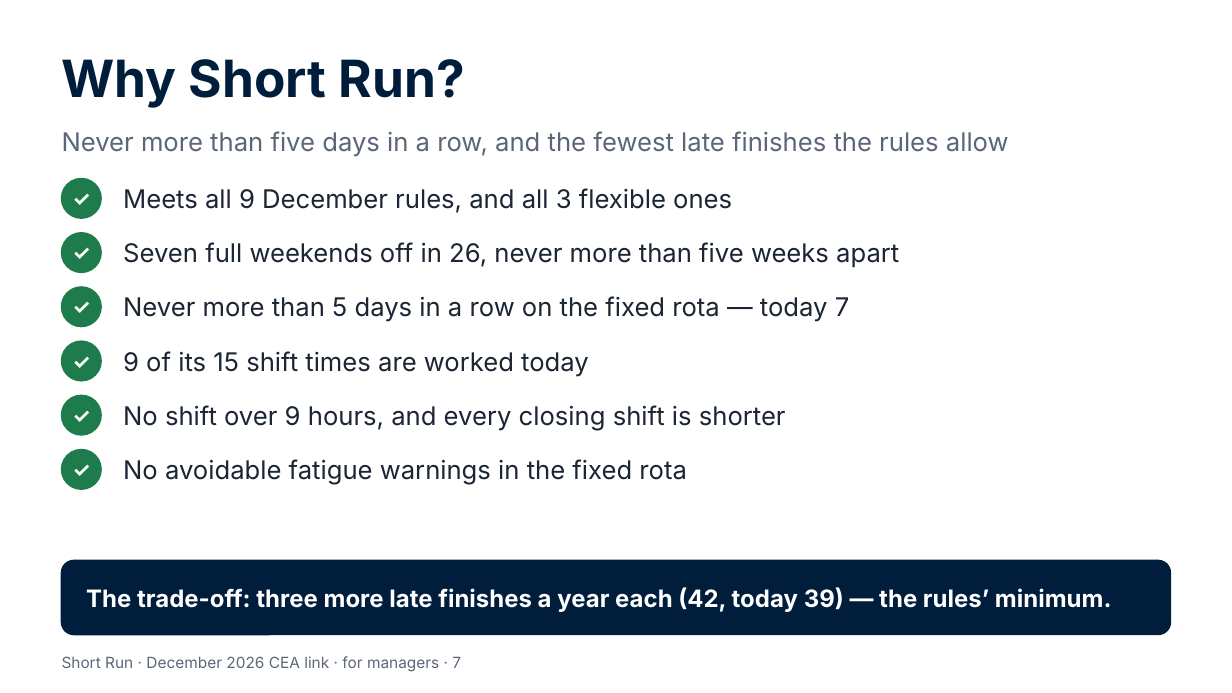
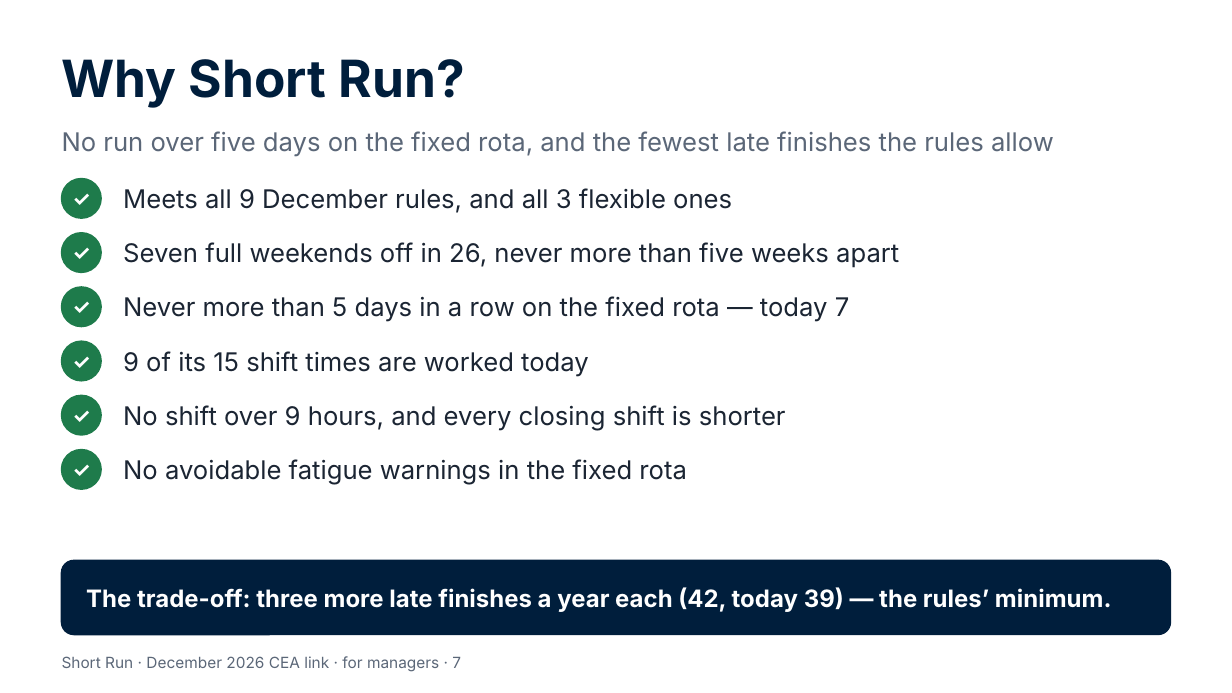
Before and after one commit to Garethdavidmiller/roster-app, a slide deck: slide 7 of docs/links-26/presentations/Short-Run-for-managers.pptx. Drawn at 1232x693 pixels with LibreOffice and Linux fonts; fonts in the diff are those of the drawing. Boxes give left, top, right and bottom in pixels: in the first picture for what was removed or moved away, otherwise in the second. Text is boxed around its words. In the diff, an @@ line names an element or a change of style, - is before the commit and + after.

```diff
--- a/docs/links-26/presentations/Short-Run-for-managers.pptx
+++ b/docs/links-26/presentations/Short-Run-for-managers.pptx
@@ text at (62, 131, 1054, 157): text changed @@
-Never more than five days in a row, and the fewest late finishes the rules allow
+No run over five days on the fixed rota, and the fewest late finishes the rules allow
```
Also in this commit, not shown: 1 other slide changed, 19 other files.
